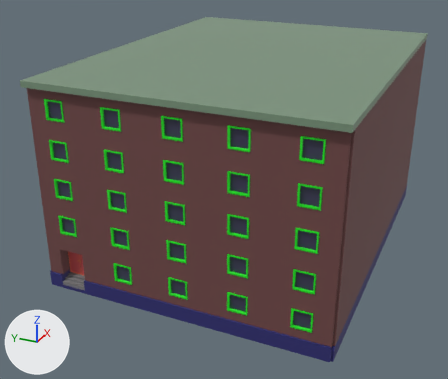
The FBX model OSB3D/Assets/Prefabs/Import/Buildings/BR20_F05_03.fbx, before and after one commit.
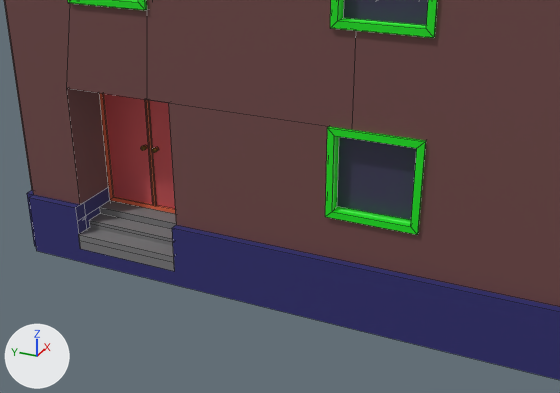
Each version appears first whole from a camera (50 mm lens) standing at (-80.86, -3.45, 23.84) and looking at (-42.06, 14.02, 4.44), and next in a close-up from a camera (50 mm lens) standing at (-61.45, 13.77, 6.34) and looking at (-51.07, 18.44, 1.16). The lights are fixed; the arrows at lower left show +X, +Y and +Z. The close-ups show mesh edges as thin lines. Where no turn or scale is listed for an object, it has been applied to the vertices. Vertices at the same position are counted once.

Script lines for the objects in view, before the commit:
```python
me_cube_061 = bpy.data.meshes.new('Cube.061')
me_cube_061.from_pydata(...)  # 1271 vertices, 1035 faces; spans x -12.8..12.8, y -10.0..10.0, z -7.5..6.9
me_cube_061.materials.append(mat_roof_004)  # green #7b957c
me_cube_061.materials.append(mat_slab_004)  # dark blue #2d2b72
me_cube_061.materials.append(mat_facade_004)  # brown #724848
me_cube_061.materials.append(mat_frame_004)  # green #15e71b
me_cube_061.materials.append(mat_windowglass_004)  # dark blue #3e3b58
me_cube_061.materials.append(mat_door_004)  # orange #e76a46
me_cube_061.materials.append(mat_doorknob_004)  # yellow #e7b43d
me_cube_061.materials.append(mat_stair_004)  # grey #7b7a7b
me_cube_061.materials.append(mat_doorpanel_004)  # red #e76569
ob_br20_f05_03 = bpy.data.objects.new('BR20_F05_03', me_cube_061)
ob_br20_f05_03.location = (-40.0, 12.5, 7.5)
```
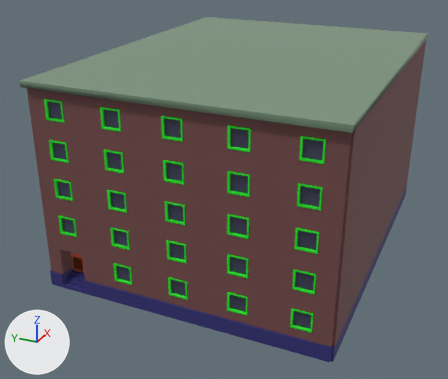
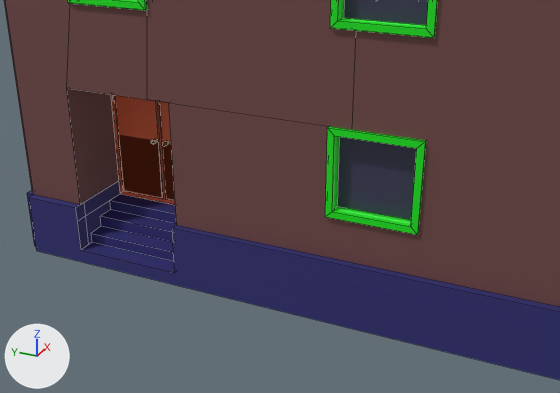
Where the change shows, as pixel boxes [x1, y1, x2, y2] in the close-ups (560 x 393 px):
part 1 of me_cube_061, added: after [111, 95, 175, 205]
part 2 of me_cube_061, cut back: before [28, 93, 560, 380]; after [28, 181, 560, 380]

The change, as a diff of the scene's bpy script:
```diff
--- a/OSB3D/Assets/Prefabs/Import/Buildings/BR20_F05_03.fbx.py
+++ b/OSB3D/Assets/Prefabs/Import/Buildings/BR20_F05_03.fbx.py
@@ me_cube_061 @@
 # used by ob_br20_f05_03; location = (-40.0, 12.5, 7.5)
-me_cube_061.from_pydata(...)  # 1271 vertices, 1035 faces; spans x -12.8..12.8, y -10.0..10.0, z -7.5..6.9
+me_cube_061.from_pydata(...)  # 1252 vertices, 1001 faces; spans x -12.8..12.8, y -10.0..10.0, z -7.5..6.9
+# me_cube_061 part 1: a new loose piece of 36 vertices spanning x -11.3, y 7.1..8.9, z -7.2..-4.5
+# me_cube_061 part 2
+# 64 vertices are removed from x -12.5..-11.4, y 7.1..8.9, z -7.2..-4.5
+# 72 faces are deleted
+# 8 vertices in x -11.5..-11.4, y 7.1..8.9, z -6.7..-4.5 move by (0.3, 0.0, 0.0)
+# 2 vertices move from x -12.3..-11.4, y 7.1..8.9, z -7.2..-6.8 to x -12.3..-11.1, y 7.1..8.9, z -7.3
+# 9 vertices are added at x -12.5..-11.1, y 7.1..8.9, z -7.3..-6.7
+# 13 new faces join them, mat_slab_004 (dark blue #2d2b72)
 me_cube_061.materials.append(mat_roof_004)
@@ me_cube_061 @@
 me_cube_061.materials.append(mat_doorknob_004)
-me_cube_061.materials.append(mat_stair_004)  # grey #7b7a7b
-me_cube_061.materials.append(mat_doorpanel_004)  # red #e76569
```
